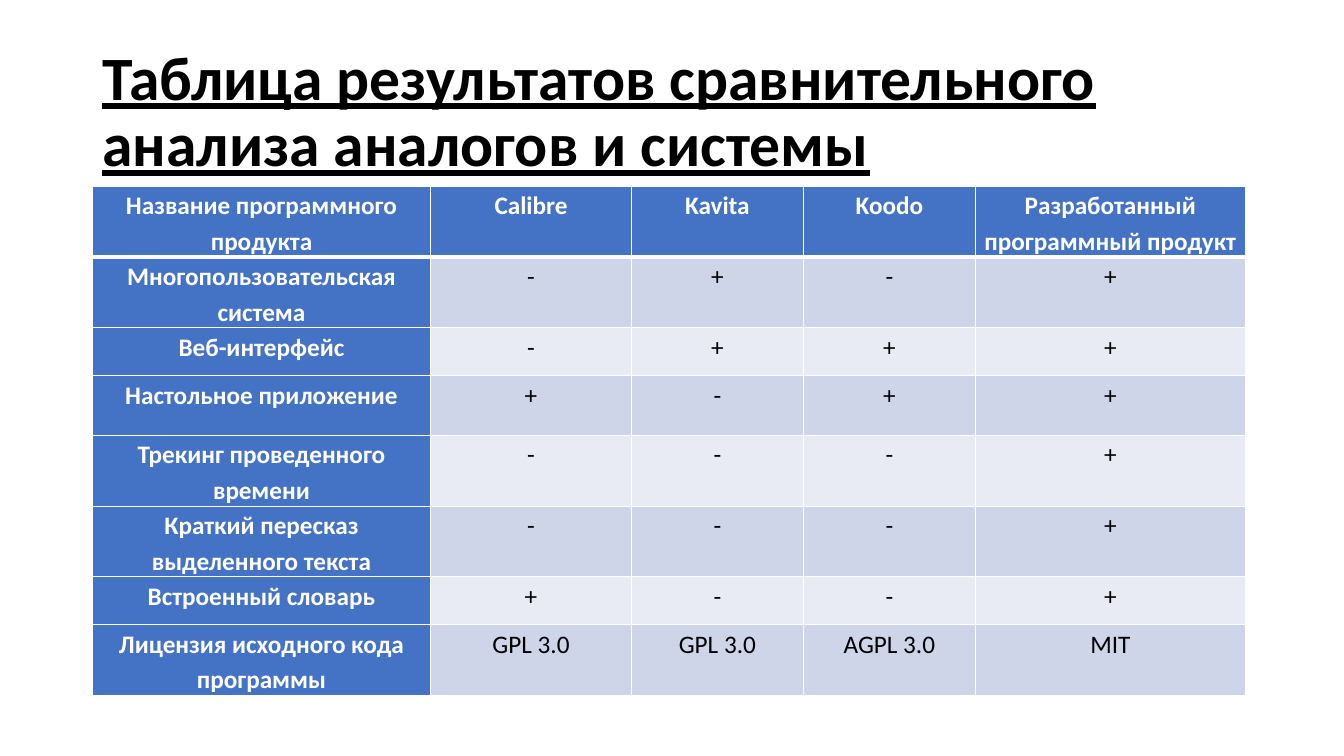
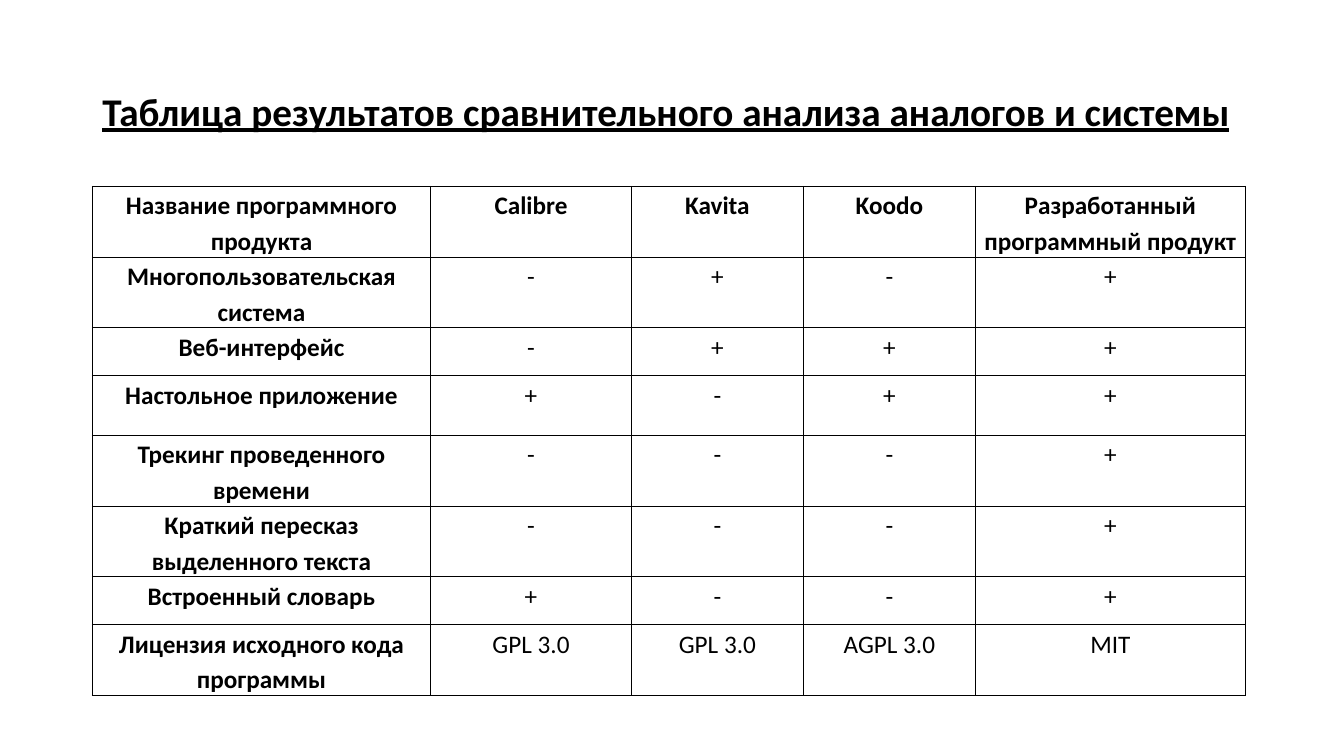
Before and after one commit to an-nguen/UlstuGradWork, a slide deck: slide 4 of docs/Презентация.pptx. Drawn at 1344x756 pixels with LibreOffice and Linux fonts; fonts in the diff are those of the drawing. Boxes give left, top, right and bottom in pixels: in the first picture for what was removed or moved away, otherwise in the second. Text is boxed around its words. In the diff, an @@ line names an element or a change of style, - is before the commit and + after.

```diff
--- a/docs/Презентация.pptx
+++ b/docs/Презентация.pptx
@@ title "Таблица результатов сравнительного анализа аналогов ..." at [102, 99, 1230, 133]: size 44 to 28 pt @@
@@ table at [93, 187, 1247, 696] @@
@@ fill #4472C4 to none in 12 cells @@
@@ fill #CFD5EA to none in 16 cells @@
@@ fill #E9EBF5 to none in 12 cells @@
@@ text colour #FFFFFF to #000000 in "Название программного продукта", "Calibre", "Kavita", "Koodo" and 8 more places @@
@@ borders changed @@
```
Also in this commit, not shown: 2 other slides changed, 1 slide added, 5 slides removed, 1 other file.
